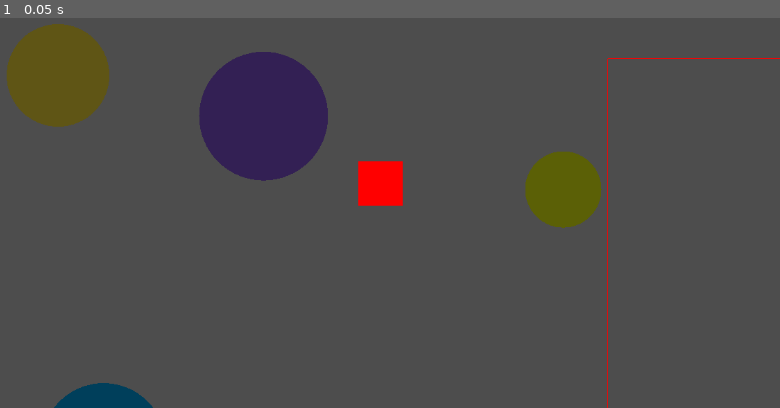
Above: before the commit, frame 1.
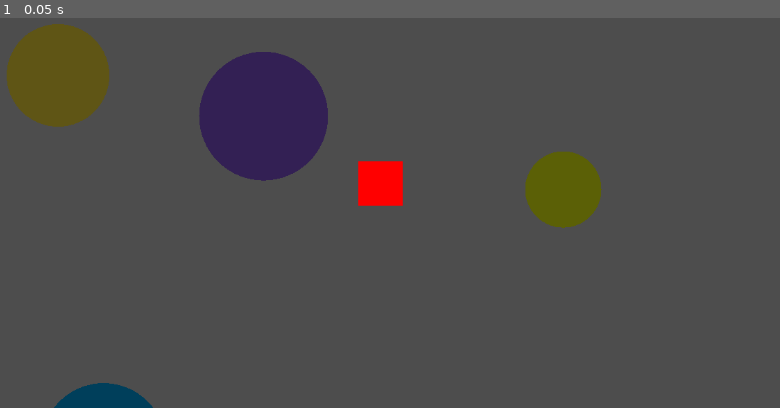
Above: after the commit, the same moment.

Repository: Gatlink/GodotPlugin
Game: Godot game, scene res://Camera/TEST/camera_test.tscn
Same seed, same stepped clock (60 frames per second), same inputs: the game is played once before the commit and once after it. The project has no main scene, so this scene is started directly.
Inputs:
- Up to frame 1 (0.05 s): no input

The runs differ from the first frame. In frame 1, 0.2% of the frame differs, in the area x 77-100%, y 10-100%.

Commit message:
Disable debug drawing of camera components

Diff:
--- a/Camera/camera_area.gd
+++ b/Camera/camera_area.gd
@@ -31,20 +31,20 @@
 		printerr("CameraPath could not find a CameraHandler")
 
 
-func _process(_delta: float) -> void:
-	queue_redraw()
-
-
-func _draw() -> void:
-	var top_left := limits.position - global_position
-	var top_right := Vector2(limits.end.x, limits.position.y) - global_position
-	var bottom_left := Vector2(limits.position.x, limits.end.y) - global_position
-	var bottom_right := limits.end - global_position
-
-	draw_line(top_left, top_right, Color.RED)
-	draw_line(top_right, bottom_right, Color.RED)
-	draw_line(bottom_right, bottom_left, Color.RED)
-	draw_line(bottom_left, top_left, Color.RED)
+#func _process(_delta: float) -> void:
+	#queue_redraw()
+#
+#
+#func _draw() -> void:
+	#var top_left := limits.position - global_position
+	#var top_right := Vector2(limits.end.x, limits.position.y) - global_position
+	#var bottom_left := Vector2(limits.position.x, limits.end.y) - global_position
+	#var bottom_right := limits.end - global_position
+	#
+	#draw_line(top_left, top_right, Color.RED)
+	#draw_line(top_right, bottom_right, Color.RED)
+	#draw_line(bottom_right, bottom_left, Color.RED)
+	#draw_line(bottom_left, top_left, Color.RED)
 
 
 func _on_CameraArea_body_entered(_body: Node2D) -> void:
--- a/Camera/camera_area.tscn
+++ b/Camera/camera_area.tscn
@@ -4,6 +4,8 @@
 
 [node name="CameraArea" type="Area2D"]
 collision_layer = 0
+input_pickable = false
+monitorable = false
 script = ExtResource("1_bj1e0")
 
 [connection signal="body_entered" from="." to="." method="_on_CameraArea_body_entered"]
--- a/Camera/camera_path.gd
+++ b/Camera/camera_path.gd
@@ -1,4 +1,3 @@
-@tool
 class_name CameraPath
 extends Area2D
 
@@ -34,20 +33,20 @@
 		printerr("CameraPath requires a Path2D to function properly.")
 
 
-func _process(_delta: float) -> void:
-	queue_redraw()
-
-
-func _draw() -> void:
-	if path == null or Engine.is_editor_hint():
-		return
-
-	for i in path.curve.point_count - 1:
-		draw_line(
-			path.curve.get_point_position(i),
-			path.curve.get_point_position(i + 1),
-			Color.RED
-		)
+#func _process(_delta: float) -> void:
+	#queue_redraw()
+#
+#
+#func _draw() -> void:
+	#if path == null or Engine.is_editor_hint():
+		#return
+	#
+	#for i in path.curve.point_count - 1:
+		#draw_line(
+			#path.curve.get_point_position(i),
+			#path.curve.get_point_position(i + 1),
+			#Color.RED
+		#)
 
 
 func _on_Area2D_body_entered(_body: Node2D) -> void:
--- a/Camera/camera_path.tscn
+++ b/Camera/camera_path.tscn
@@ -4,6 +4,7 @@
 
 [node name="CameraPath" type="Area2D"]
 collision_layer = 0
+input_pickable = false
 monitorable = false
 script = ExtResource("1_ohued")
 
--- a/Camera/camera_poi.gd
+++ b/Camera/camera_poi.gd
@@ -12,12 +12,12 @@
 	return lerp(target_pos, global_position, weight)
 
 
-func _process(_delta: float) -> void:
-	queue_redraw()
-
-
-func _draw() -> void:
-	draw_circle(Vector2.ZERO, 16, Color.RED)
+#func _process(_delta: float) -> void:
+	#queue_redraw()
+#
+#
+#func _draw() -> void:
+	#draw_circle(Vector2.ZERO, 16, Color.RED)
 
 
 func _on_body_entered(_body: Node2D) -> void:
--- a/Camera/camera_poi.tscn
+++ b/Camera/camera_poi.tscn
@@ -4,6 +4,7 @@
 
 [node name="CameraPoi" type="Area2D"]
 collision_layer = 0
+input_pickable = false
 monitorable = false
 script = ExtResource("1_v0n0j")
 
